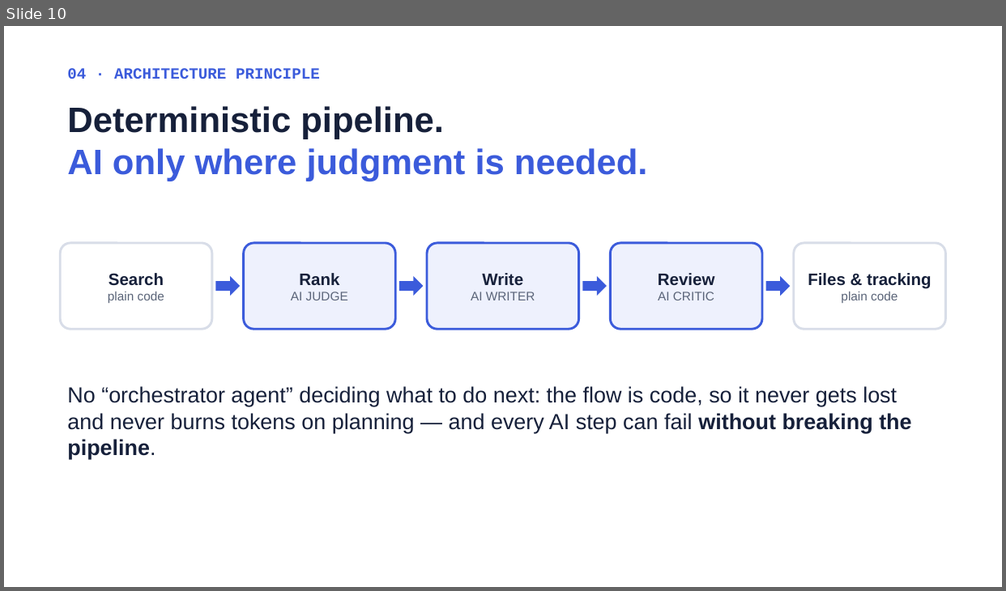
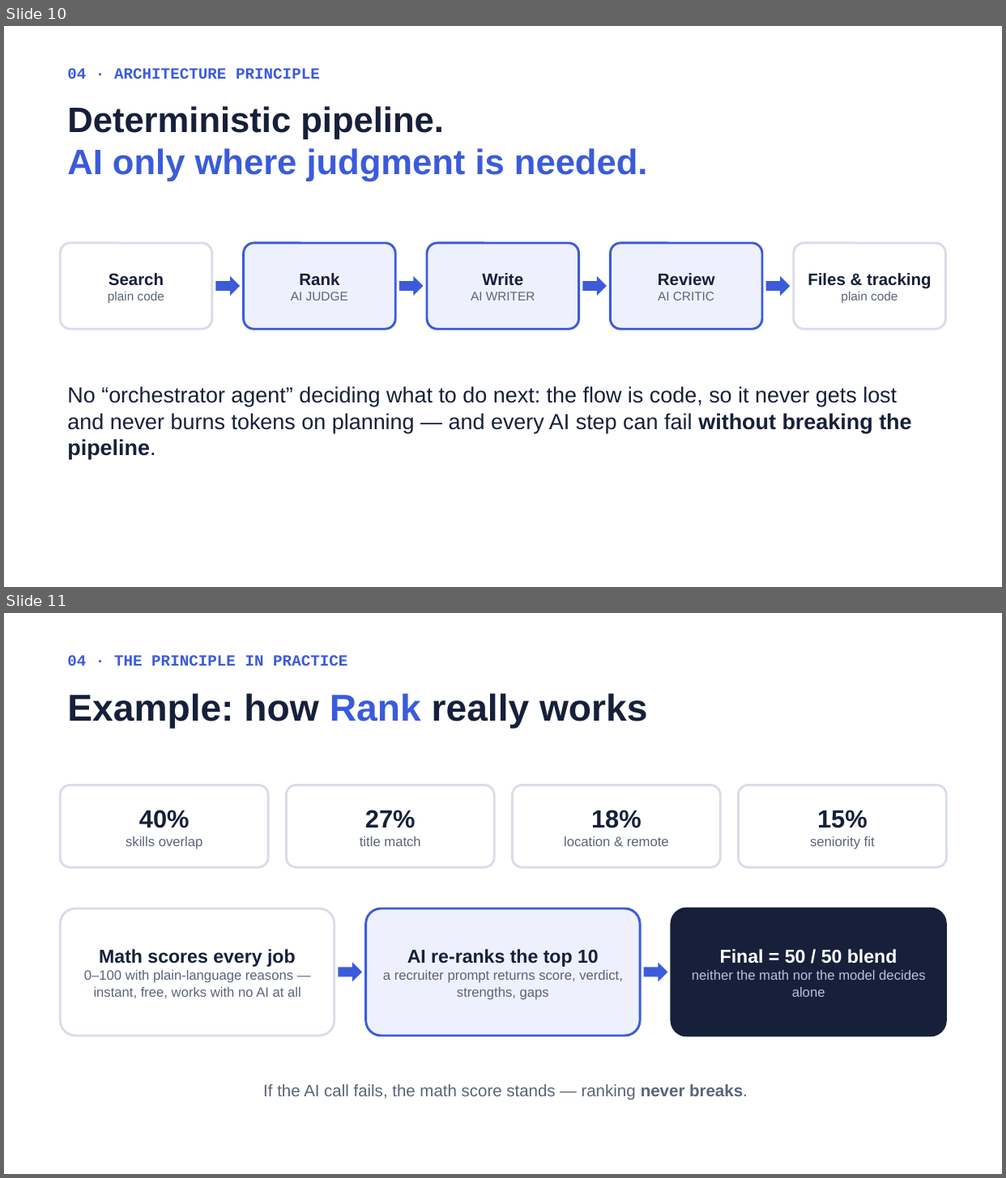
Before and after one commit to DavidZeff1/agent, a slide deck: presentation/Job Agent Presentation.pptx. Shown one above the other, each under a label of ours: slide 10 before the commit, slides 10 and 11 after it. The pictures are 1006x591 and 1006x1178 pixels, drawn with LibreOffice and Linux fonts; fonts in the diff are those of the drawing. Boxes give left, top, right and bottom in pixels: in the first picture for what was removed or moved away, otherwise in the second. Text is boxed around its words. In the diff, an @@ line names an element or a change of style, - is before the commit and + after.

```diff
--- a/presentation/Job Agent Presentation.pptx
+++ b/presentation/Job Agent Presentation.pptx
@@ slide 11 added at (4, 613, 1002, 1174), background #FFFFFF @@
@@ text added at (67, 655, 347, 666), 15 pt, text #3B5BDB, bold @@
+04 · THE PRINCIPLE IN PRACTICE
@@ text added at (67, 693, 647, 729), 36 pt, text #16203A, bold @@
+Example: how Rank really works
@@ rounded rectangle added at (60, 786, 268, 867), fill #FFFFFF, outline #D8DDE8 2.25 pt, 13 pt, text #5A6478 @@
+40%
+skills overlap
@@ rounded rectangle added at (286, 786, 494, 867), fill #FFFFFF, outline #D8DDE8 2.25 pt, 13 pt, text #5A6478 @@
+27%
+title match
@@ rounded rectangle added at (513, 786, 720, 867), fill #FFFFFF, outline #D8DDE8 2.25 pt, 13 pt, text #5A6478 @@
+18%
+location & remote
@@ rounded rectangle added at (739, 786, 947, 867), fill #FFFFFF, outline #D8DDE8 2.25 pt, 13 pt, text #5A6478 @@
+15%
+seniority fit
@@ rounded rectangle added at (60, 909, 334, 1036), fill #FFFFFF, outline #D8DDE8 2.25 pt, 13 pt, text #5A6478 @@
+Math scores every job
+0–100 with plain-language reasons — instant, free, works with no AI at all
@@ rounded rectangle added at (365, 909, 640, 1036), fill #EEF1FD, outline #3B5BDB 2.25 pt, 13 pt, text #5A6478 @@
+AI re-ranks the top 10
+a recruiter prompt returns score, verdict, strengths, gaps
@@ rounded rectangle added at (671, 909, 946, 1036), fill #16203A, outline #16203A 2.25 pt, 13 pt, text #B9C2D8 @@
+Final = 50 / 50 blend
+neither the math nor the model decides alone
@@ right arrow added at (338, 963, 362, 982), fill #3B5BDB @@
@@ right arrow added at (644, 963, 668, 982), fill #3B5BDB @@
@@ text added at (263, 1084, 748, 1100), 16 pt, text #5A6478 @@
+If the AI call fails, the math score stands — ranking never breaks.
```
Also in this commit, not shown: 16 slides changed, 12 other slides added, 2 other files.
